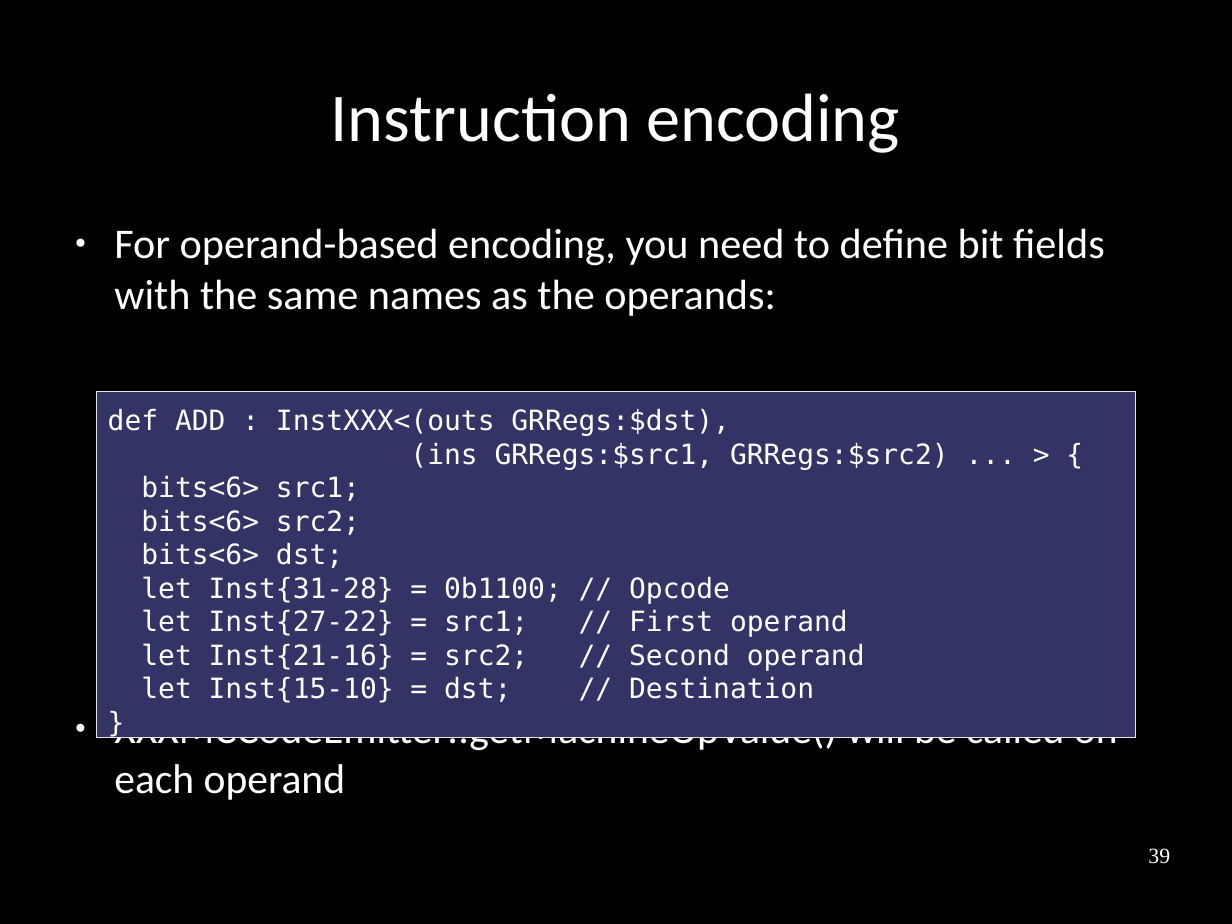
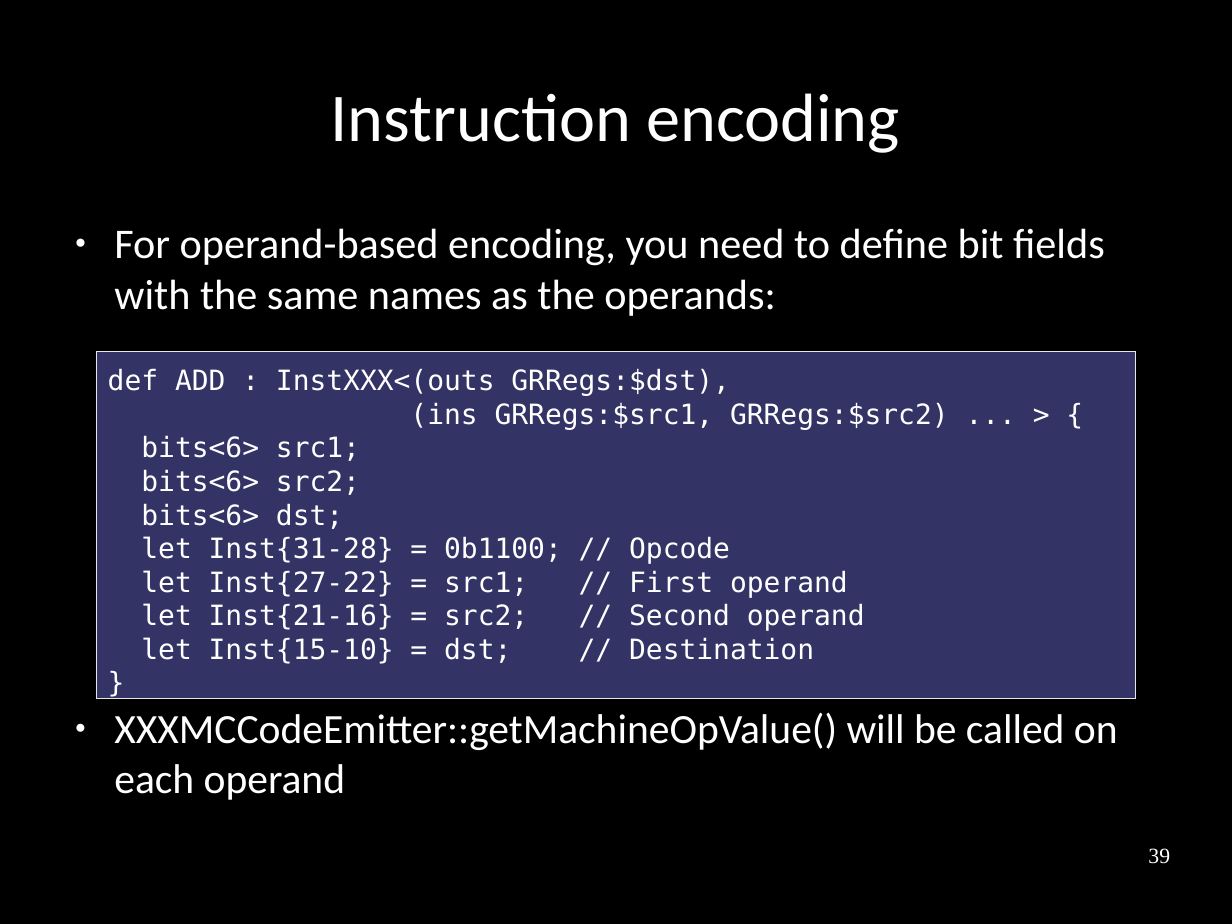
Before and after one commit to frasercrmck/llvm-leg, a slide deck: slide 39 of docs/Codeplay/Slides.odp. Drawn at 1232x924 pixels with LibreOffice and Linux fonts; fonts in the diff are those of the drawing. Boxes give left, top, right and bottom in pixels: in the first picture for what was removed or moved away, otherwise in the second. Text is boxed around its words. In the diff, an @@ line names an element or a change of style, - is before the commit and + after.

Commit message:
Layout changes and removing empty summary page.

```diff
--- a/docs/Codeplay/Slides.odp
+++ b/docs/Codeplay/Slides.odp
@@ rectangle "def ADD : InstXXX<(outs GRRegs:$dst),": place and size @@
-rectangle "def ADD : InstXXX<(outs GRRegs:$dst)," at <box>97,391,1136,738</box>
+rectangle "def ADD : InstXXX<(outs GRRegs:$dst)," at <box>97,352,1136,699</box>
```
Also in this commit, not shown: 13 other slides changed, 1 slide removed.
